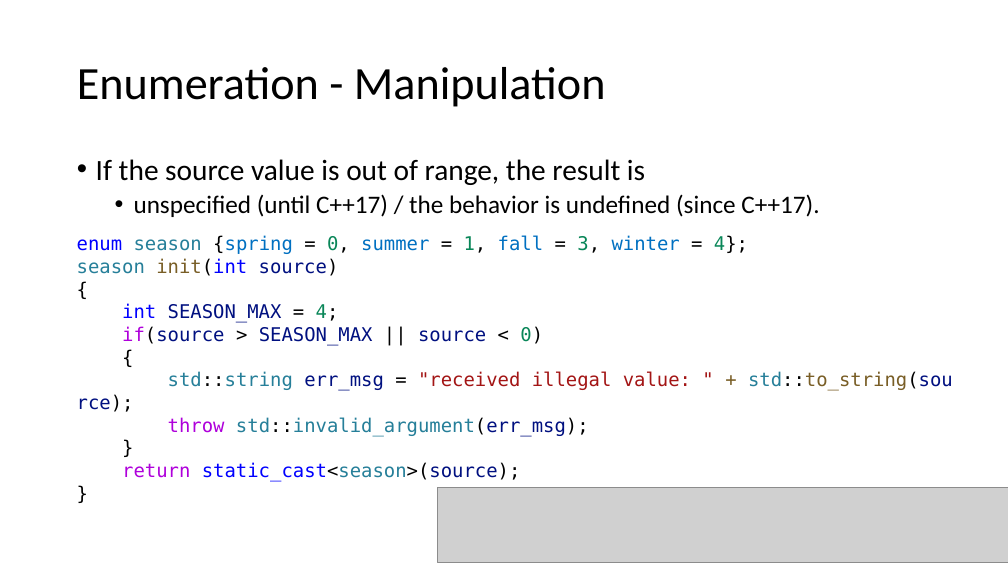
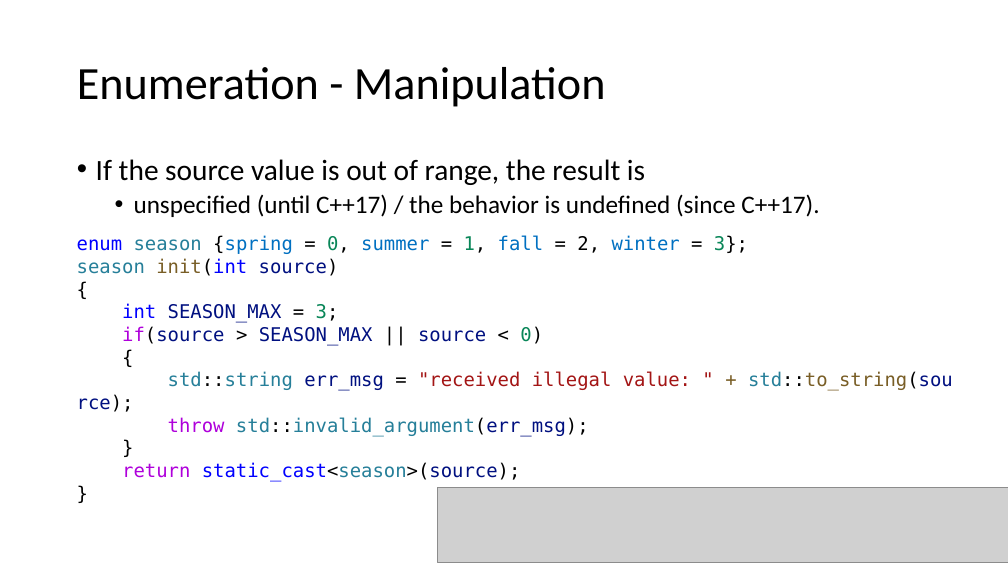
Before and after one commit to CNOCycle/cpp_tutorial, a slide deck: slide 7 of 12-userdef_type/00-enum_typedef.pptx. Drawn at 1008x567 pixels with LibreOffice and Linux fonts; fonts in the diff are those of the drawing; grey boxes stand for pictures. Boxes give left, top, right and bottom in pixels: in the first picture for what was removed or moved away, otherwise in the second. Text is boxed around its words. In the diff, an @@ line names an element or a change of style, - is before the commit and + after.

```diff
--- a/12-userdef_type/00-enum_typedef.pptx
+++ b/12-userdef_type/00-enum_typedef.pptx
@@ text at (77,235,748,276): text changed @@
-enum season {spring = 0, summer = 1, fall = 3, winter = 4};
-season init(int source)
+enum season {spring = 0, summer = 1, fall = 2, winter = 3};
+season init(int source)
@@ text at (122,303,339,323): text changed @@
-int SEASON_MAX = 4;
+int SEASON_MAX = 3;
```
Also in this commit, not shown: 5 other files.
